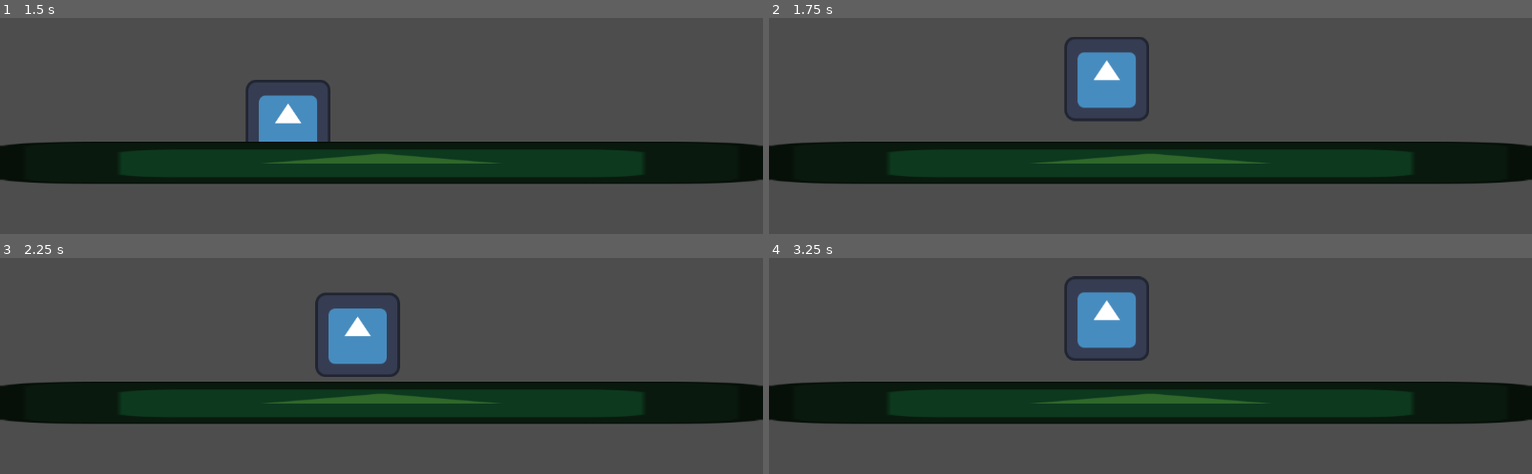
Above: before the commit, frames 1-4 (two rows, left to right).
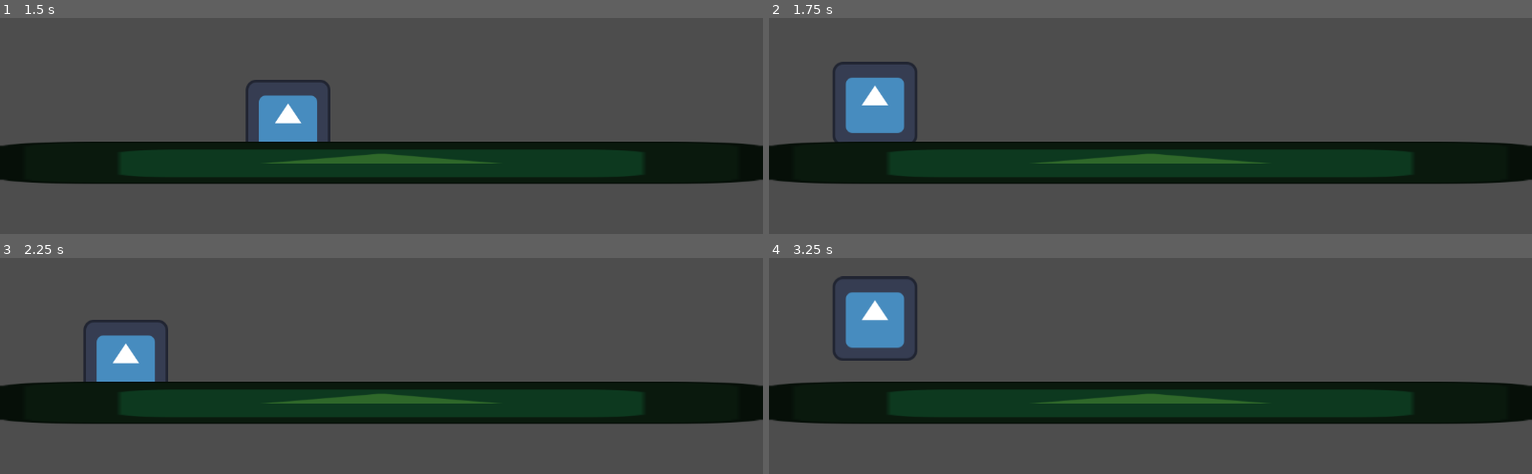
Above: after the commit, the same moments.

Repository: kauemsilva/ECO-Troll
Game: Godot game, scene res://fase_1.tscn
The game is run twice, just before and just after one commit, with the same random seed, the same clock (stepped at 60 frames per second) and the same inputs. Before the commit the project has no main scene; this scene is started directly in both runs. The engine's default icon, where the game draws it, is replaced by a stand-in: a white triangle on a blue panel in a dark square.
Inputs:
- Up to frame 1 (1.5 s): tap Enter (ui_accept) at 0.5, 0.77 s; hold Right (ui_right) from 0.53 s (still down)
- Up to frame 2 (1.75 s): keep holding Right (ui_right); tap Enter (ui_accept) at 1.52 s
- Up to frame 3 (2.25 s): release Right (ui_right) at 2.03 s; hold Left (ui_left) from 2.03 s (still down)
- Up to frame 4 (3.25 s): release Left (ui_left) at 2.78 s; hold Right (ui_right) from 2.78 s (still down); tap Enter (ui_accept) at 3.02 s

Frame 1 is identical in both runs. In frame 2, 4.9% of the frame differs, in the area x 8-50%, y 8-58%; in frame 3, 4.6%; in frame 4, 5.1%, in the area x 8-50%, y 8-48%.
Error before the commit: Parse Error: Expected statement, found "." instead. (res://armadilha_espinho.gd:11)

Commit message:
Fix: Linha 11 corrigida no script da armadilha

Diff:
--- a/armadilha_espinho.gd
+++ b/armadilha_espinho.gd
@@ -3,12 +3,12 @@
 var ativada = false
 
 func _ready():
-    body_entered.connect(_on_body_entered)
+	body_entered.connect(_on_body_entered)
 
 func _on_body_entered(body):
-    if body.name == "Jogador" and not ativada:
-        ativada = true
-        .visible = true
-        await get_tree().create_timer(0.15).timeout
-        Global.perder_vida()
-        ativada = false
+	if body.name == "Jogador" and not ativada:
+		ativada = true
+		$Sprite2D.visible = true
+		await get_tree().create_timer(0.15).timeout
+		Global.perder_vida()
+		ativada = false
--- a/project.godot
+++ b/project.godot
@@ -11,6 +11,7 @@
 [application]
 
 config/name="ECO Troll"
+run/main_scene="uid://c4fase1"
 config/features=PackedStringArray("4.6", "GL Compatibility")
 config/icon="res://icon.svg"
 
